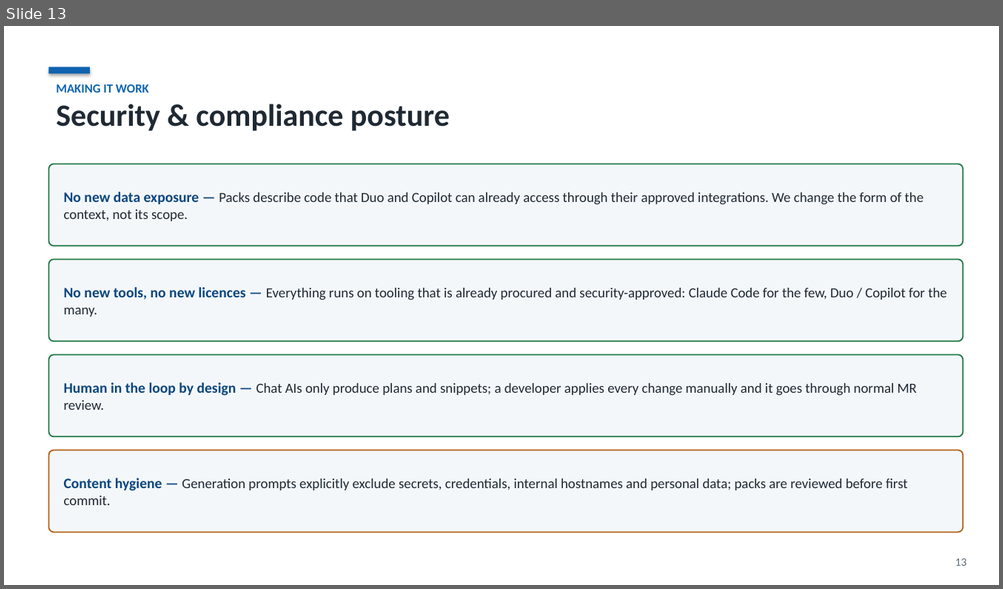
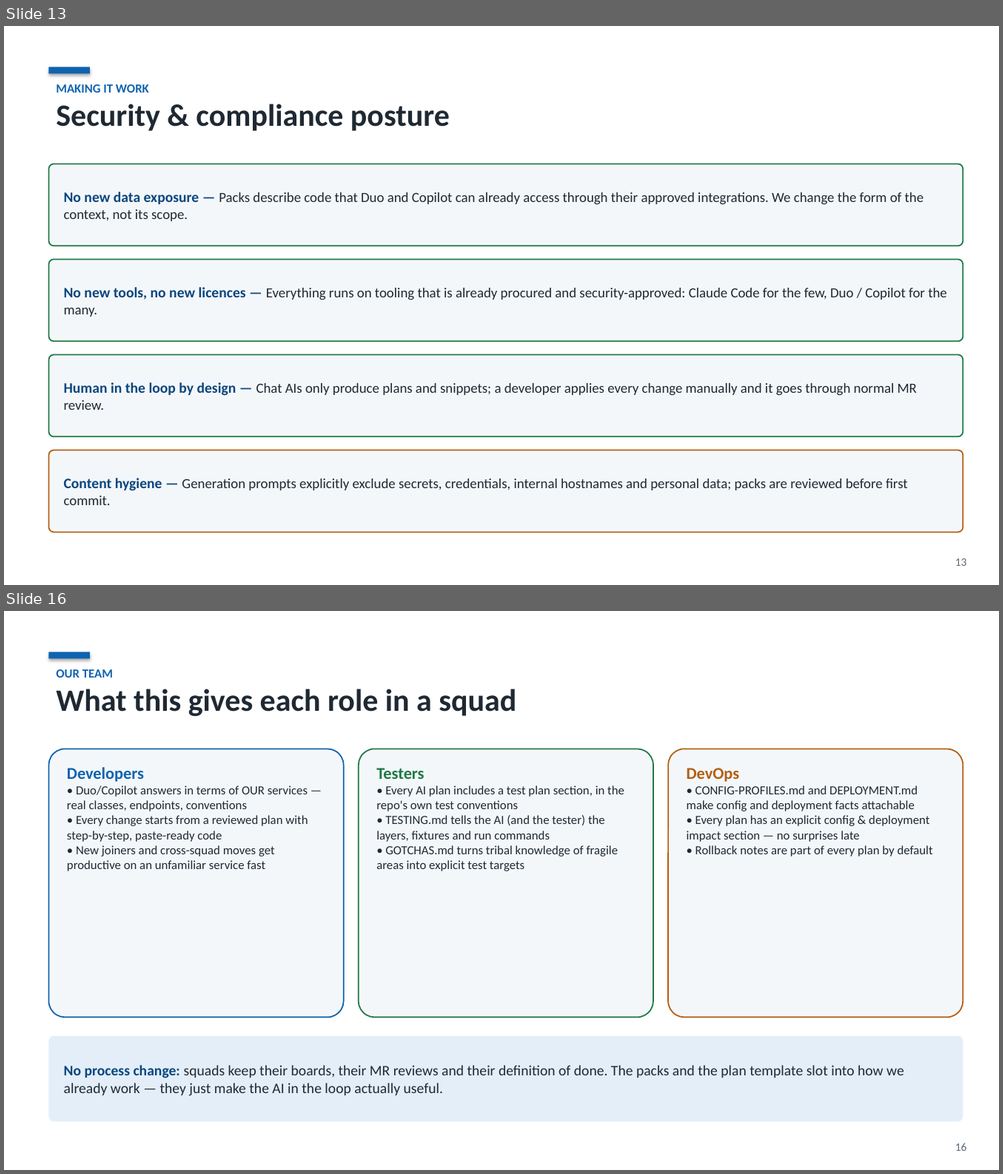
Before and after one commit to kamilhakim-s/claude2duo, a slide deck: deck/claude2duo-context-packs.pptx. Shown one above the other, each under a label of ours: slide 13 before the commit, slides 13 and 16 after it; the slides between them are not shown. The pictures are 1003x589 and 1003x1174 pixels, drawn with LibreOffice and Linux fonts; fonts in the diff are those of the drawing. Boxes give left, top, right and bottom in pixels: in the first picture for what was removed or moved away, otherwise in the second. Text is boxed around its words. In the diff, an @@ line names an element or a change of style, - is before the commit and + after.

```diff
--- a/deck/claude2duo-context-packs.pptx
+++ b/deck/claude2duo-context-packs.pptx
@@ slide 16 added at <box>4,611,999,1170</box>, background #FFFFFF @@
@@ rectangle added at <box>48,652,90,659</box>, fill #0E63B0 @@
@@ text added at <box>56,669,516,716</box>, 30 pt, text #1F2933, bold @@
+OUR TEAM
+What this gives each role in a squad
@@ rounded rectangle added at <box>48,749,344,1017</box>, fill #F4F7FA, outline #0E63B0 1.25 pt, 12 pt, text #1F2933 @@
+Developers
+• Duo/Copilot answers in terms of OUR services — real classes, endpoints, conventions
+• Every change starts from a reviewed plan with step-by-step, paste-ready code
+• New joiners and cross-squad moves get productive on an unfamiliar service fast
@@ rounded rectangle added at <box>358,749,653,1017</box>, fill #F4F7FA, outline #1E7A45 1.25 pt, 12 pt, text #1F2933 @@
+Testers
+• Every AI plan includes a test plan section, in the repo's own test conventions
+• TESTING.md tells the AI (and the tester) the layers, fixtures and run commands
+• GOTCHAS.md turns tribal knowledge of fragile areas into explicit test targets
@@ rounded rectangle added at <box>668,749,963,1017</box>, fill #F4F7FA, outline #B45E12 1.25 pt, 12 pt, text #1F2933 @@
+DevOps
+• CONFIG-PROFILES.md and DEPLOYMENT.md make config and deployment facts attachable
+• Every plan has an explicit config & deployment impact section — no surprises late
+• Rollback notes are part of every plan by default
@@ rounded rectangle added at <box>48,1037,963,1122</box>, fill #E3EEF8, 14 pt, text #1F2933 @@
+No process change: squads keep their boards, their MR reviews and their definition of done. The packs and the plan template slot into how we already work — they just make the AI in the loop actually useful.
@@ text added at <box>955,1143,967,1151</box>, 11 pt, text #5A6B7A @@
+16
```
Also in this commit, not shown: 5 slides changed, 1 other slide added, 1 slide removed, 3 other files.
